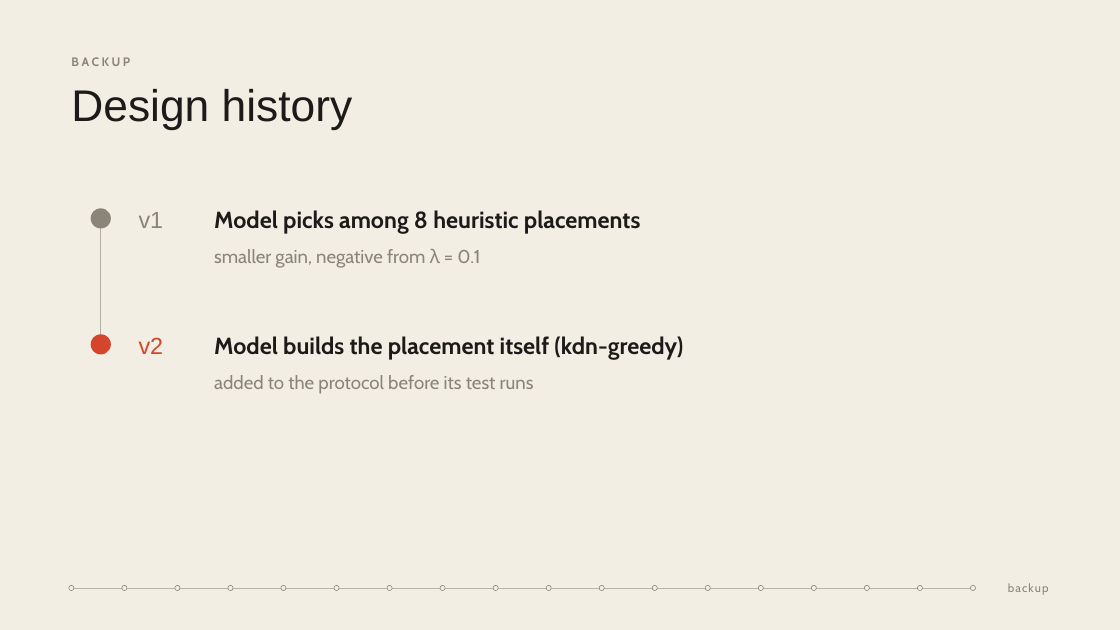
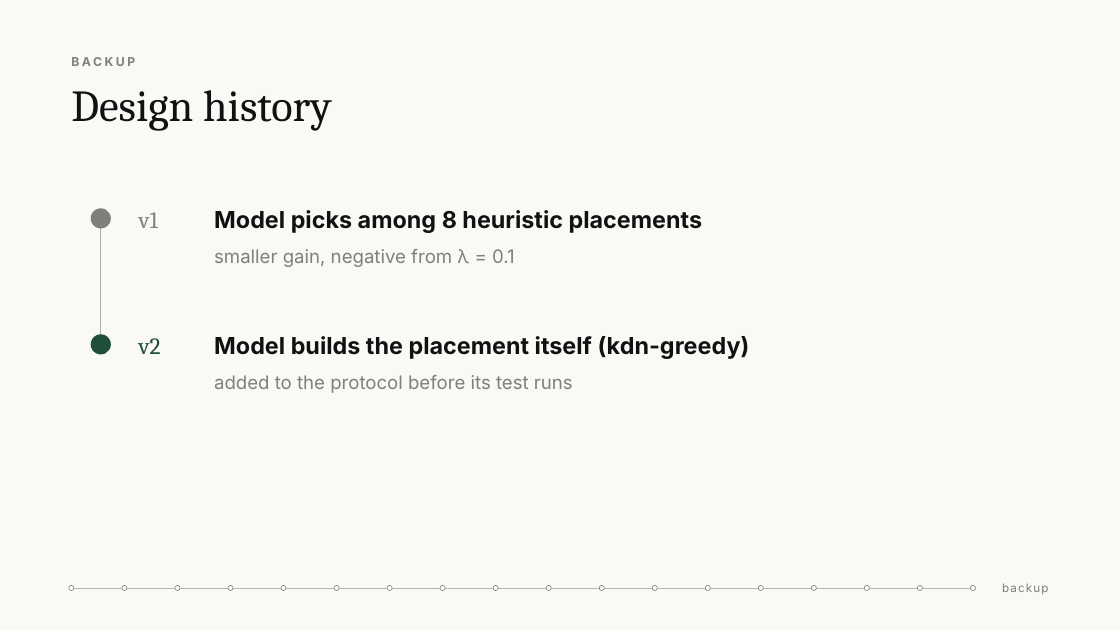
Before and after one commit to kalembasi/traffic-aware-vnf-placement-KDN, a slide deck: slide 20 of presentation/slides.pptx. Drawn at 1120x630 pixels with LibreOffice and Linux fonts; fonts in the diff are those of the drawing. Boxes give left, top, right and bottom in pixels: in the first picture for what was removed or moved away, otherwise in the second. Text is boxed around its words. In the diff, an @@ line names an element or a change of style, - is before the commit and + after.

```diff
--- a/presentation/slides.pptx
+++ b/presentation/slides.pptx
@@ background #F3EEE4 to #F9F9F6 @@
@@ text "Design history" at bbox=[71, 90, 331, 131]: font Arial to Cambria, text colour #1C1B19 to #111111 @@
@@ ellipse at bbox=[91, 208, 111, 229]: fill #8A8578 to #7D807B @@
@@ text "v1" at bbox=[139, 212, 158, 228]: font Arial to Cambria, text colour #8A8578 to #7D807B @@
@@ text "Model picks among 8 heuristic ..." at bbox=[214, 210, 703, 233]: font Cabin to Inter, text colour #1C1B19 to #111111 @@
@@ line (101, 218) - (101, 344): stroke #B4AFA3 0.75 pt to #AFB0AC 0.75 pt @@
@@ text "v2" at bbox=[139, 338, 161, 354]: font Arial to Cambria, text colour #D4452B to #1F4E3D @@
@@ text "Model builds the placement itself ..." at bbox=[214, 336, 750, 359]: font Cabin to Inter, text colour #1C1B19 to #111111 @@
@@ ellipse at bbox=[91, 334, 111, 355]: fill #D4452B to #1F4E3D @@
@@ font Cabin to Inter, text colour #8A8578 to #7D807B in 4 elements at bbox=[71, 57, 135, 66], bbox=[990, 579, 1049, 600], bbox=[214, 249, 515, 267], bbox=[214, 375, 573, 393] @@
@@ line (71, 588) - (973, 588): stroke #B9B4A9 0.5 pt to #B5B6B2 0.5 pt @@
@@ fill #F3EEE4 to #F9F9F6; outline #8A8578 0.5 pt to #7D807B 0.5 pt in 18 elements at bbox=[69, 586, 74, 591], bbox=[122, 586, 127, 591], bbox=[175, 586, 180, 591], bbox=[228, 586, 233, 591], bbox=[281, 586, 287, 591], bbox=[334, 586, 339, 591], bbox=[387, 586, 392, 591], bbox=[440, 586, 445, 591], bbox=[493, 586, 498, 591], bbox=[546, 586, 551, 591], bbox=[599, 586, 604, 591], bbox=[652, 586, 657, 591], bbox=[706, 586, 711, 591], bbox=[759, 586, 764, 591], bbox=[812, 586, 817, 591], bbox=[865, 586, 870, 591], bbox=[918, 586, 923, 591], bbox=[970, 586, 975, 591] @@
```
Also in this commit, not shown: 17 other slides changed, 3 slides added, 2 slides removed, 19 other files.
